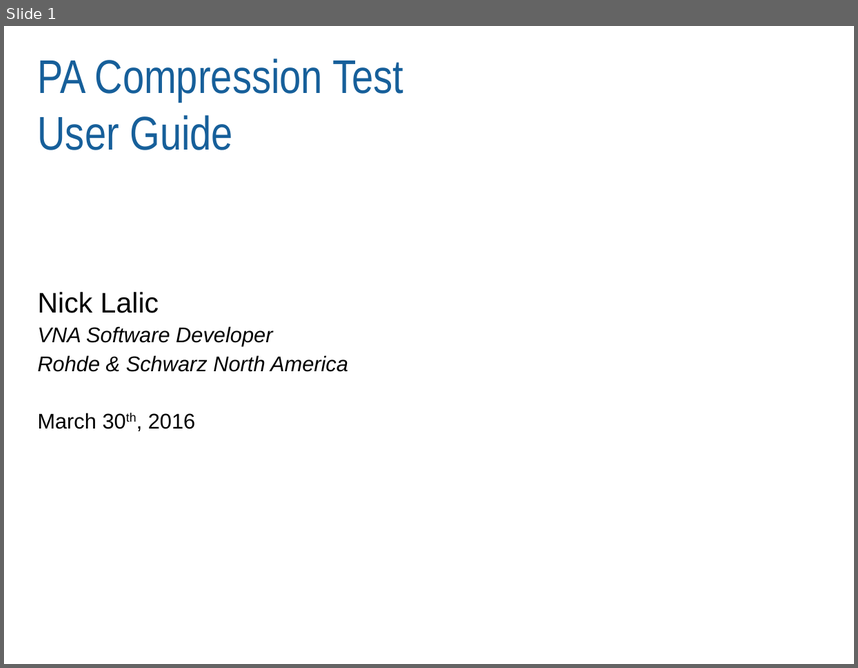
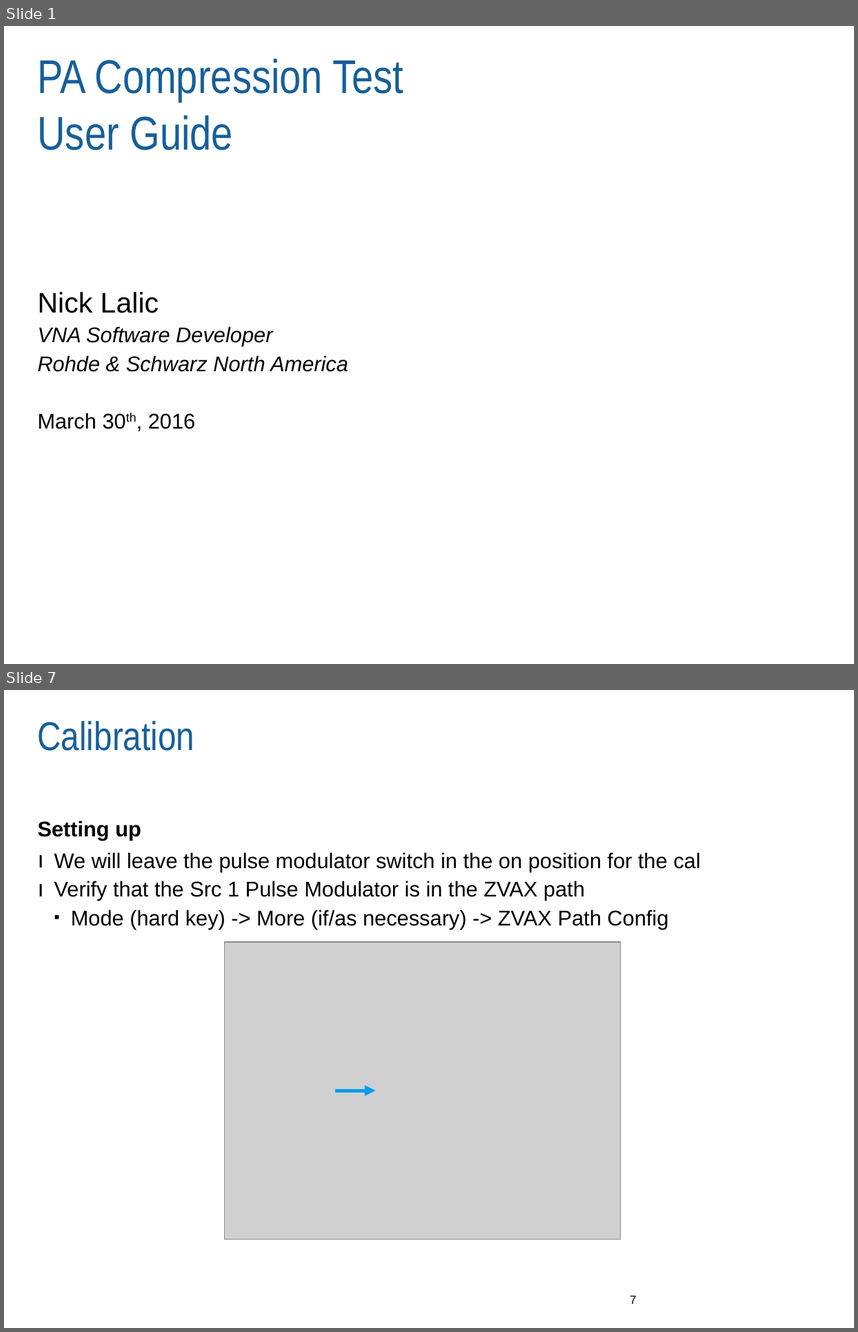
Before and after one commit to Terrabits/PACompressionTest, a slide deck: Documentation/User manual/MACOM RI Pulsed RF Application Note.pptx. Shown one above the other, each under a label of ours: slide 1 before the commit, slides 1 and 7 after it; the slides between them are not shown. The pictures are 858x668 and 858x1332 pixels, drawn with LibreOffice and Linux fonts; fonts in the diff are those of the drawing; grey boxes stand for pictures; background and template pictures are left out. Boxes give left, top, right and bottom in pixels: in the first picture for what was removed or moved away, otherwise in the second. Text is boxed around its words. In the diff, an @@ line names an element or a change of style, - is before the commit and + after.

```diff
--- a/Documentation/User manual/MACOM RI Pulsed RF Application Note.pptx
+++ b/Documentation/User manual/MACOM RI Pulsed RF Application Note.pptx
@@ slide 7 added at <box>4,690,854,1328</box>, background #FFFFFF @@
@@ title added at <box>38,721,195,751</box>, 34 pt, text #165F9A @@
+Calibration
@@ text added at <box>38,820,141,840</box>, 18 pt, text #000000, bold @@
+Setting up
@@ text added at <box>54,852,700,929</box>, 18 pt, text #000000 @@
+ı We will leave the pulse modulator switch in the on position for the cal
+ı Verify that the Src 1 Pulse Modulator is in the ZVAX path
+  ▪ Mode (hard key) -> More (if/as necessary) -> ZVAX Path Config
@@ picture added at <box>224,942,620,1239</box> @@
@@ arrow added from (335, 1090) to (375, 1090), #009DEC 3 pt @@
@@ page number added at <box>630,1295,637,1303</box>, 10 pt, text #000000 @@
+7
```
Also in this commit, not shown: 3 slides changed, 16 other slides added, 1 slide removed, 9 other files.
